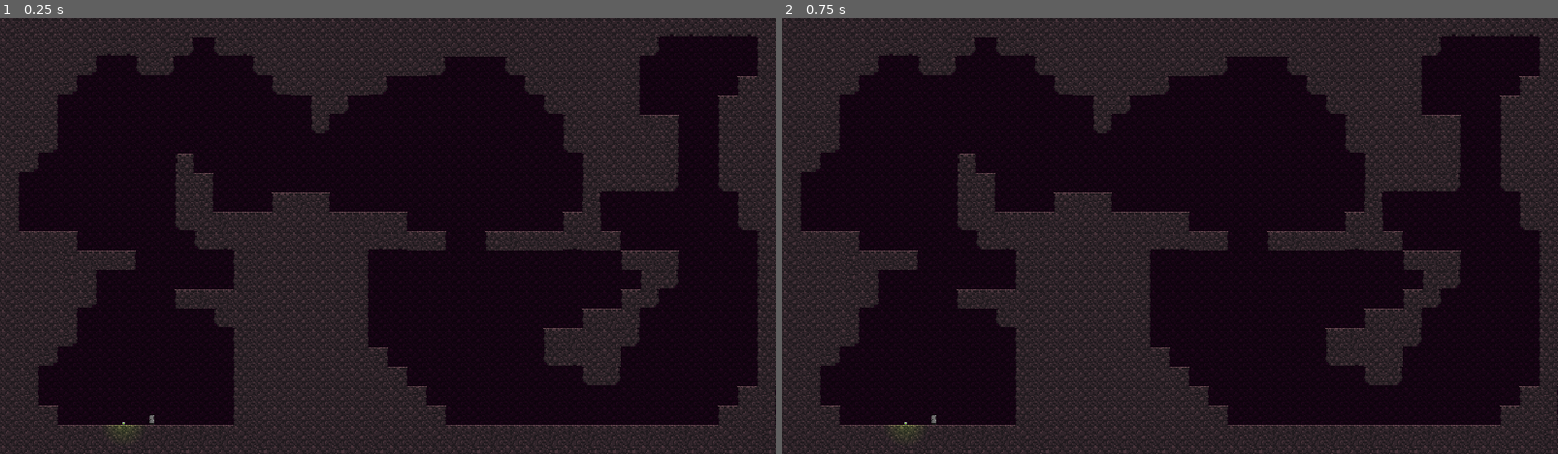
Above: before the commit, frames 1-2 (left to right).
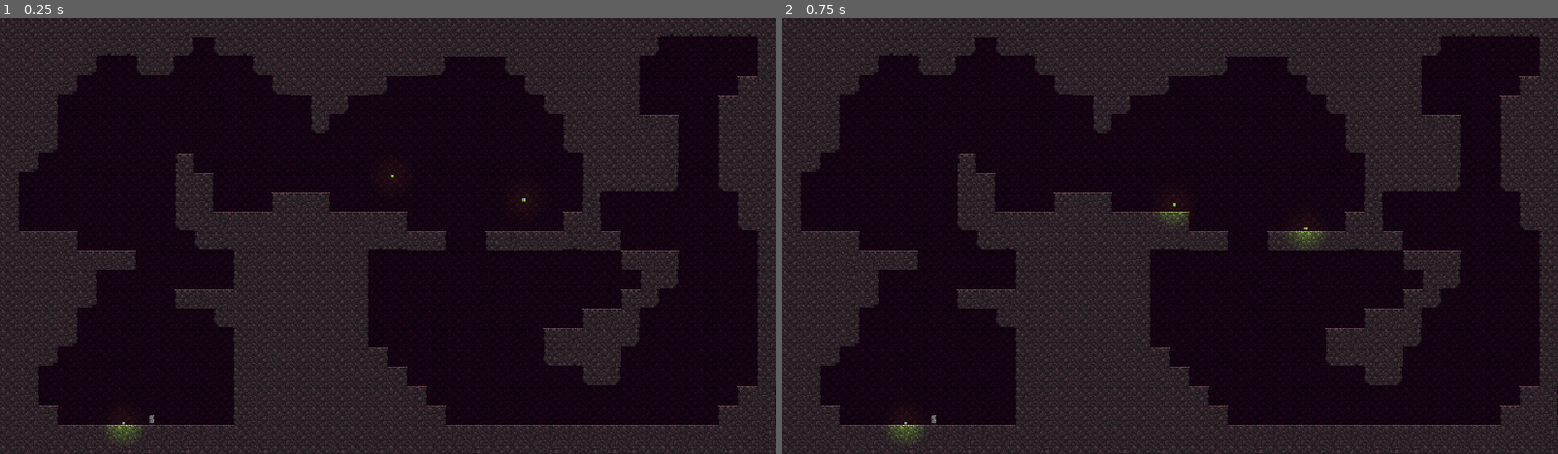
Above: after the commit, the same moments.

Repository: fatnic/rename-me
Game: Godot game, scene res://scenes/main.tscn
The game is run twice, just before and just after one commit, with the same random seed, the same clock (stepped at 60 frames per second) and the same inputs.
Inputs:
- Up to frame 1 (0.25 s): no input
- Up to frame 2 (0.75 s): tap Enter at 0.5 s; hold D (turn_right) from 0.53 s (still down); tap K (collect) at 0.6 s

The runs differ from the first frame. In frame 1, less than 0.1% of the frame differs, in the area x 14-68%, y 35-96%; in frame 2, 0.2%, in the area x 14-70%, y 42-96%.

Commit message:
interactiion and grappling going well

Diff:
--- /dev/null
+++ b/entities/fuel.gd
@@ -0,0 +1 @@
+extends Node
--- a/entities/fuel_cell_small.gd
+++ b/entities/fuel_cell_small.gd
@@ -1,14 +1,26 @@
 extends RigidBody2D
 
+## Interactable variables
 export (int) var interact_radius = 8
-
 export (bool) var collect = true
 export (bool) var grapple = false
 
+export (int) var fuel_amount = 10
+
 
 func on_collect(collector):
-	print("collected by %s" % collector.get_name())
+
+	if collector.has_method("add_fuel"):
+		collector.call_deferred("add_fuel", fuel_amount)
+		$interactable.collect = false
+		$tween.interpolate_property($glow, "energy", 1.5, 0.01, 1.0, Tween.TRANS_LINEAR, Tween.EASE_IN)
+		$tween.start()
 
 
 func on_grapple(grappler):
 	print("grappled by %s" % grappler.get_name())
+	grappler.call_deferred("grapple_object", self)
+
+
+func _on_tween_tween_completed(object, key):
+	remove_child($glow)
--- a/entities/fuel_cell_small.tscn
+++ b/entities/fuel_cell_small.tscn
@@ -38,6 +38,7 @@
 interact_radius = 8
 collect = true
 grapple = true
+fuel_amount = 10
 
 [node name="sprite" type="Sprite" parent="." index="0"]
 
@@ -50,7 +51,7 @@
 visible = false
 shape = SubResource( 1 )
 
-[node name="Light2D" type="Light2D" parent="." index="2"]
+[node name="glow" type="Light2D" parent="." index="2"]
 
 enabled = true
 editor_only = false
@@ -58,14 +59,14 @@
 offset = Vector2( 0, 0 )
 texture_scale = 0.3
 color = Color( 0.39494, 0.976562, 0.0686646, 1 )
-energy = 1.1
+energy = 1.5
 mode = 0
 range_height = 0.0
 range_z_min = -1024
 range_z_max = 1024
 range_layer_min = 0
 range_layer_max = 0
-range_item_cull_mask = 3
+range_item_cull_mask = 11
 shadow_enabled = false
 shadow_color = Color( 0, 0, 0, 0 )
 shadow_buffer_size = 2048
@@ -76,3 +77,15 @@
 _sections_unfolded = [ "Range", "Visibility" ]
 
 [node name="interactable" parent="." index="3" instance=ExtResource( 4 )]
+
+[node name="tween" type="Tween" parent="." index="4"]
+
+repeat = false
+playback_process_mode = 1
+playback_speed = 1.0
+playback/active = false
+playback/repeat = false
+playback/speed = 1.0
+_sections_unfolded = [ "playback" ]
+
+[connection signal="tween_completed" from="tween" to="." method="_on_tween_tween_completed"]
--- a/entities/ship_one.tscn
+++ b/entities/ship_one.tscn
@@ -75,7 +75,7 @@
 anim_loop = false
 _sections_unfolded = [ "Color" ]
 
-[node name="ship_one" type="RigidBody2D"]
+[node name="ship_one" type="RigidBody2D" index="0"]
 
 light_mask = 2
 input_pickable = false
@@ -101,6 +101,8 @@
 thrust = 16
 max_thrust = 100
 turn_speed = 0.5
+fuel = 100
+max_fuel = 100
 
 [node name="Sprite" type="Sprite" parent="." index="0"]
 
@@ -182,3 +184,15 @@
 exclude_parent = true
 cast_to = Vector2( 0, 10 )
 collision_mask = 1
+
+[node name="grapple" type="DampedSpringJoint2D" parent="." index="6"]
+
+position = Vector2( 0, 3 )
+node_a = NodePath("..")
+node_b = NodePath("")
+bias = 0.0
+disable_collision = true
+length = 20.0
+rest_length = 0.0
+stiffness = 10.0
+damping = 1.0
--- a/scenes/main.tscn
+++ b/scenes/main.tscn
@@ -4,15 +4,24 @@
 [ext_resource path="res://scenes/level_001.tscn" type="PackedScene" id=2]
 [ext_resource path="res://entities/ship_one.tscn" type="PackedScene" id=3]
 
-[node name="main" type="Node2D" index="0"]
+[node name="main" type="Node2D"]
 
 [node name="interactables" type="Node2D" parent="." index="0"]
-
-editor/display_folded = true
 
 [node name="fuel_cell_small" parent="interactables" index="0" instance=ExtResource( 1 )]
 
 position = Vector2( 102, 333 )
+interact_radius = 16
+
+[node name="fuel_cell_small2" parent="interactables" index="1" instance=ExtResource( 1 )]
+
+position = Vector2( 323.58, 128.001 )
+interact_radius = 16
+
+[node name="fuel_cell_small3" parent="interactables" index="2" instance=ExtResource( 1 )]
+
+position = Vector2( 432.108, 147.597 )
+interact_radius = 16
 
 [node name="level_001" parent="." index="1" instance=ExtResource( 2 )]
 
--- a/scripts/interactable.gd
+++ b/scripts/interactable.gd
@@ -30,9 +30,11 @@
 		if interacting:
 
 			if collect and Input.is_action_just_pressed("collect"):
+				print("%s is collecting %s" % [interacting.get_name(), parent.get_name()])
 				parent.call_deferred("on_collect", interacting)
 
-			if grapple and Input.is_action_just_pressed("grapple"):
+			if grapple and not interacting.grappling and Input.is_action_just_pressed("grapple"):
+				print("%s is grappling %s" % [interacting.get_name(), parent.get_name()])
 				parent.call_deferred("on_grapple", interacting)
 
 
--- a/scripts/ship_one.gd
+++ b/scripts/ship_one.gd
@@ -3,6 +3,11 @@
 export (int) var thrust = 22
 export (int) var max_thrust = 100
 export (float) var turn_speed = 0.8
+
+export (int) var fuel = 100
+export (int) var max_fuel = 100
+
+var grappling = null
 
 
 func _physics_process(delta):
@@ -21,6 +26,13 @@
 	if Input.is_action_pressed("turn_right"):
 		rotate_ship(1)
 
+	if Input.is_action_just_pressed("grapple"):
+		if grappling:
+			print("%s is releasing %s" % [get_name(), grappling.get_name()])
+			grappling.grapple = true
+			grappling = null
+			$grapple.node_b = ""
+
 	if Input.is_action_pressed("reset"):
 		rotation = 0
 
@@ -34,3 +46,16 @@
 	if not $exhaust_sound.playing: $exhaust_sound.play()
 	$exhaust_flame.emitting = true
 	$exhaust_glow.enabled = true
+
+
+func add_fuel(amount):
+	print("%s has received %d fuel" % [self.get_name(), amount])
+
+
+func grapple_object(object):
+
+	if not grappling:
+		print("%s has grappled %s" % [self.get_name(), object.get_name()])
+		grappling = object
+		$grapple.node_b = object.get_path()
+		object.grapple = false
